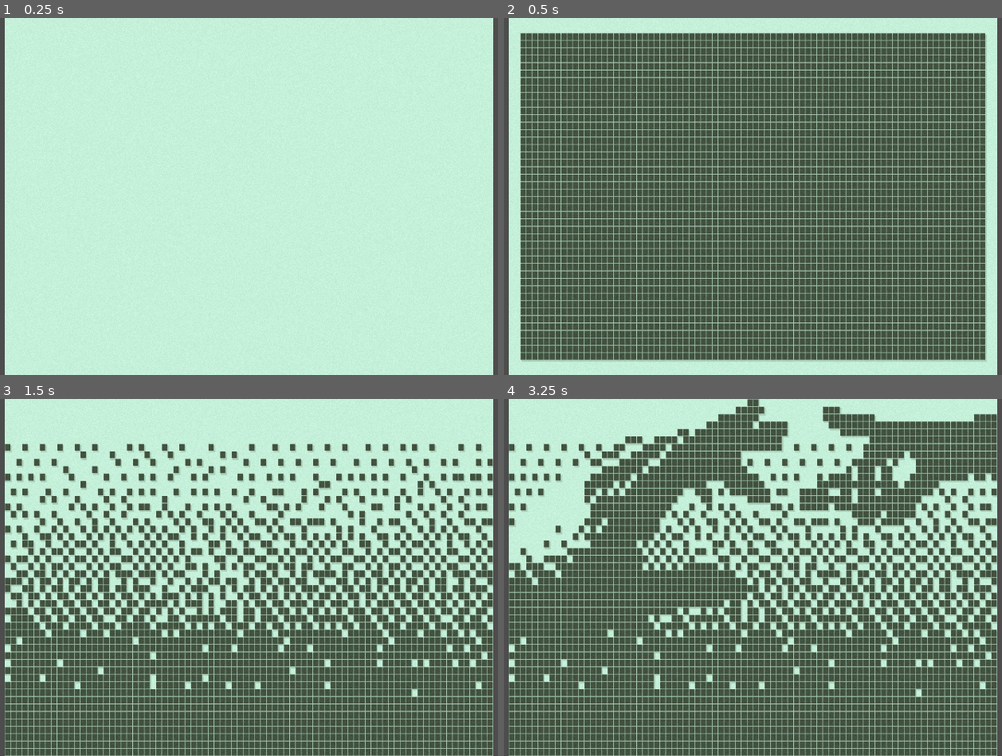
Above: before the commit, frames 1-4 (two rows, left to right).
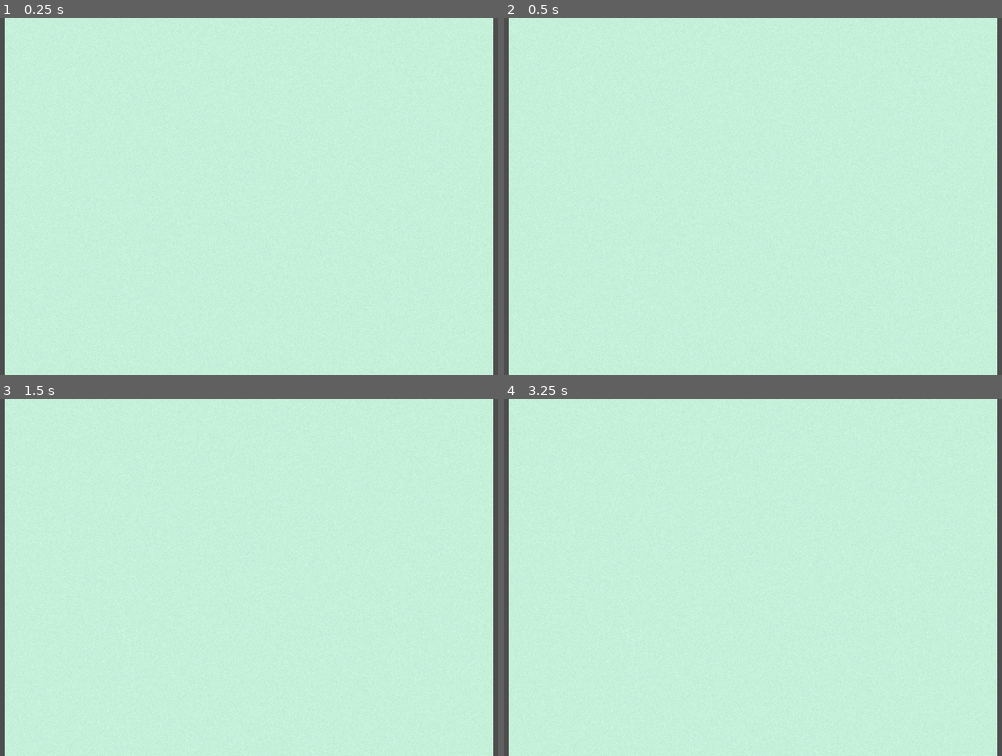
Above: after the commit, the same moments.

Repository: Eptwalabha/template-nokiajam
Game: Godot game, scene res://main.tscn
Same seed, same stepped clock (60 frames per second), same inputs: the game is played once before the commit and once after it.
Inputs:
- Up to frame 1 (0.25 s): no input
- Up to frame 2 (0.5 s): no input
- Up to frame 3 (1.5 s): no input
- Up to frame 4 (3.25 s): no input

Frame 1 is identical in both runs. In frame 2, 86% of the frame differs, in the area x 3-97%, y 4-97%; in frame 3, 59%; in frame 4, 73%.

Commit message:
fix dependency error the first time the template is loaded

Diff:
--- a/main.tscn
+++ b/main.tscn
@@ -1,7 +1,6 @@
-[gd_scene load_steps=6 format=3 uid="uid://pstqes7jcym2"]
+[gd_scene load_steps=5 format=3 uid="uid://pstqes7jcym2"]
 
 [ext_resource type="Script" path="res://main.gd" id="1_nrtmp"]
-[ext_resource type="PackedScene" uid="uid://5udo2ndf0wju" path="res://scene/NokiaStartup.tscn" id="2_5r5wm"]
 [ext_resource type="Shader" path="res://assets/shaders/nokia-3310.gdshader" id="3_dhqyx"]
 
 [sub_resource type="ViewportTexture" id="ViewportTexture_l502v"]
@@ -27,8 +26,6 @@
 snap_2d_vertices_to_pixel = true
 size = Vector2i(84, 48)
 
-[node name="NokiaStartup" parent="Screen" instance=ExtResource("2_5r5wm")]
-
 [node name="AspectRatioContainer" type="AspectRatioContainer" parent="."]
 unique_name_in_owner = true
 anchors_preset = 15
Not shown, changed: README.md
